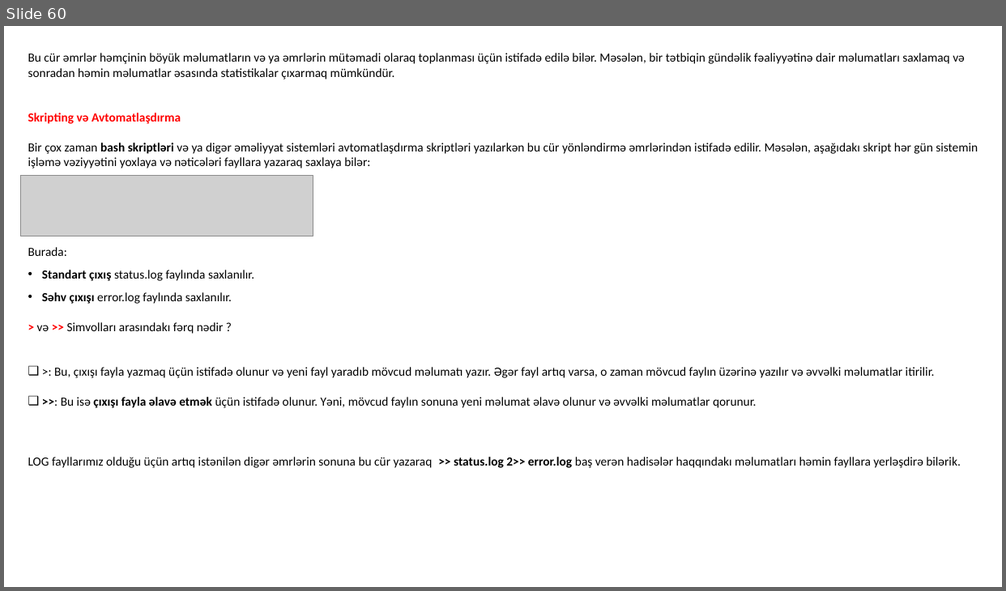
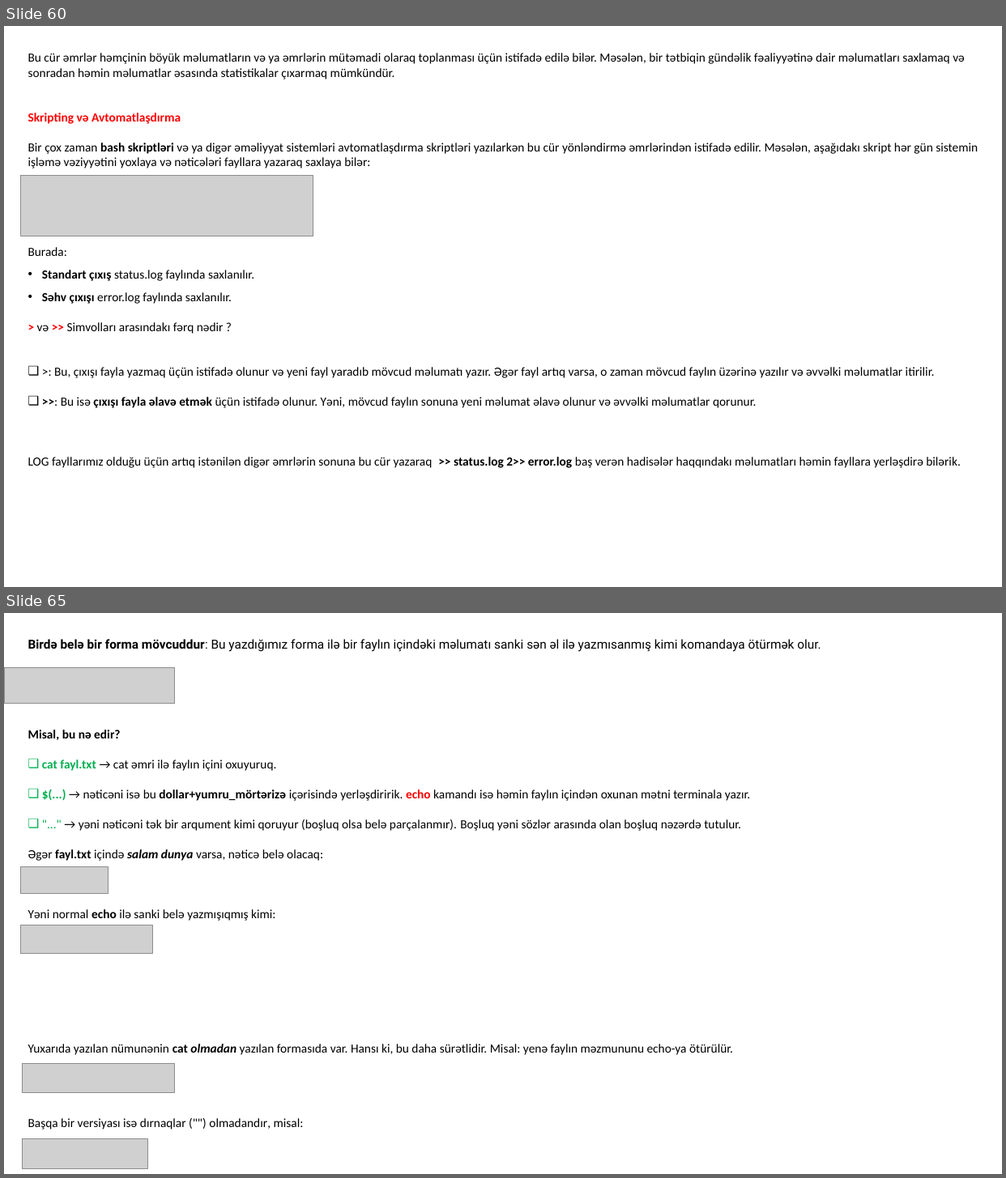
Before and after one commit to codeurient/DevOps, a slide deck: .lessons/1 operating systems/1 linux/1.pptx. Shown one above the other, each under a label of ours: slide 60 before the commit, slides 60 and 65 after it; the slides between them are not shown. The pictures are 1006x591 and 1006x1178 pixels, drawn with LibreOffice and Linux fonts; fonts in the diff are those of the drawing; grey boxes stand for pictures. Boxes give left, top, right and bottom in pixels: in the first picture for what was removed or moved away, otherwise in the second. Text is boxed around its words. In the diff, an @@ line names an element or a change of style, - is before the commit and + after.

```diff
--- a/.lessons/1 operating systems/1 linux/1.pptx
+++ b/.lessons/1 operating systems/1 linux/1.pptx
@@ slide 65 added at bbox=[4, 613, 1002, 1174], background #FFFFFF @@
@@ text added at bbox=[28, 639, 820, 1130], 12 pt, text #000000 @@
+Birdə belə bir forma mövcuddur: Bu yazdığımız forma ilə bir faylın içindəki məlumatı sanki sən əl ilə yazmısanmış kimi komandaya ötürmək olur.
+Misal, bu nə edir?
+❑ cat fayl.txt → cat əmri ilə faylın içini oxuyuruq.
+❑ $(...) → nəticəni isə bu dollar+yumru_mörtərizə içərisində yerləşdiririk. echo kamandı isə həmin faylın içindən oxunan mətni terminala yazır.
+❑ "..." → yəni nəticəni tək bir arqument kimi qoruyur (boşluq olsa belə parçalanmır). Boşluq yəni sözlər arasında olan boşluq nəzərdə tutulur.
+Əgər fayl.txt içində salam dunya varsa, nəticə belə olacaq:
+Yəni normal echo ilə sanki belə yazmışıqmış kimi:
+Yuxarıda yazılan nümunənin cat olmadan yazılan formasıda var. Hansı ki, bu daha sürətlidir. Misal: yenə faylın məzmununu echo-ya ötürülür.
+Başqa bir versiyası isə dırnaqlar ("") olmadandır, misal:
@@ picture added at bbox=[4, 667, 175, 704] @@
@@ picture added at bbox=[20, 867, 108, 894] @@
@@ picture added at bbox=[20, 925, 152, 954] @@
@@ picture added at bbox=[22, 1063, 175, 1093] @@
@@ picture added at bbox=[22, 1139, 147, 1169] @@
```
Also in this commit, not shown: 1 slide changed, 5 other slides added, 6 slides removed.
